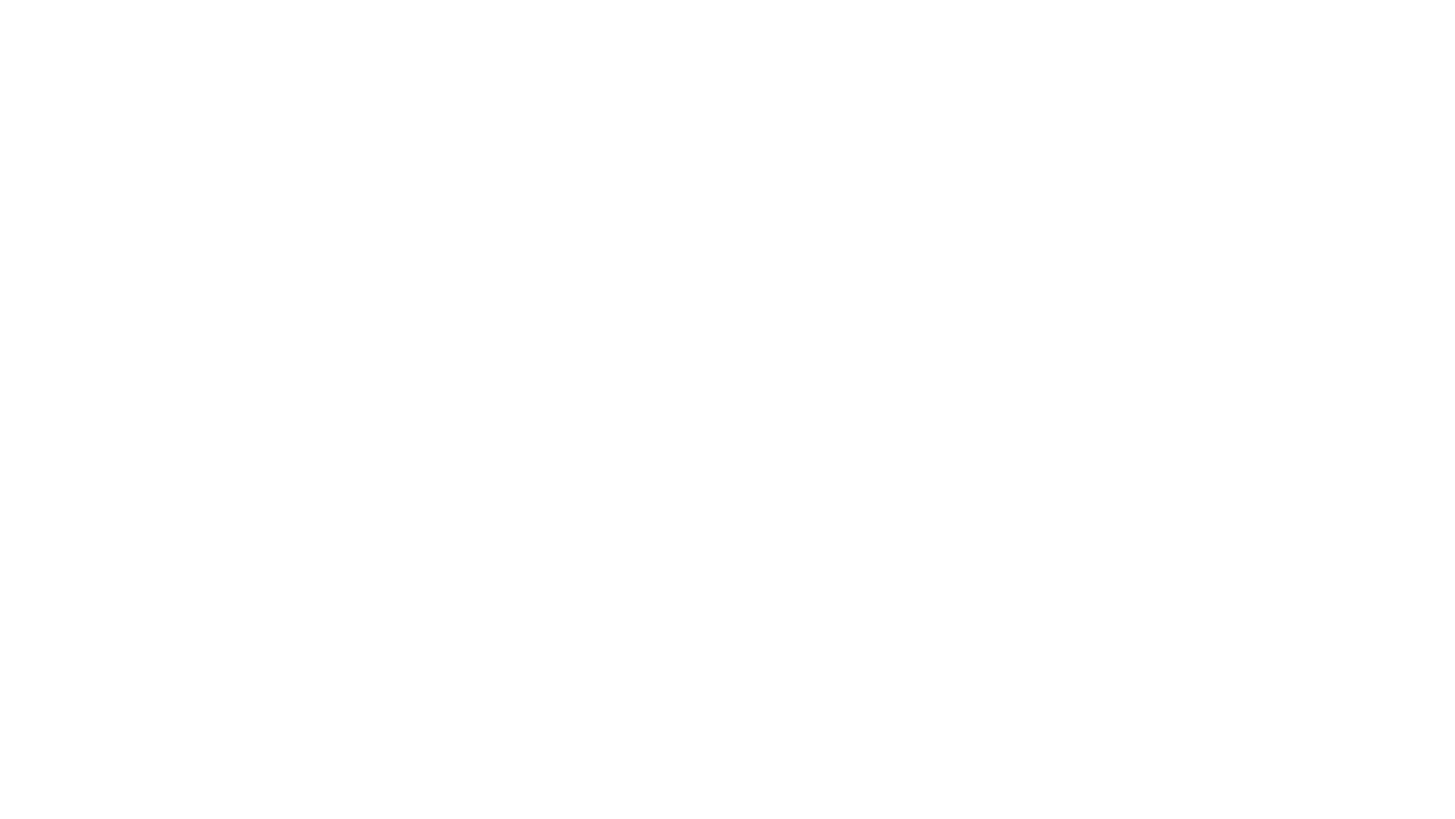
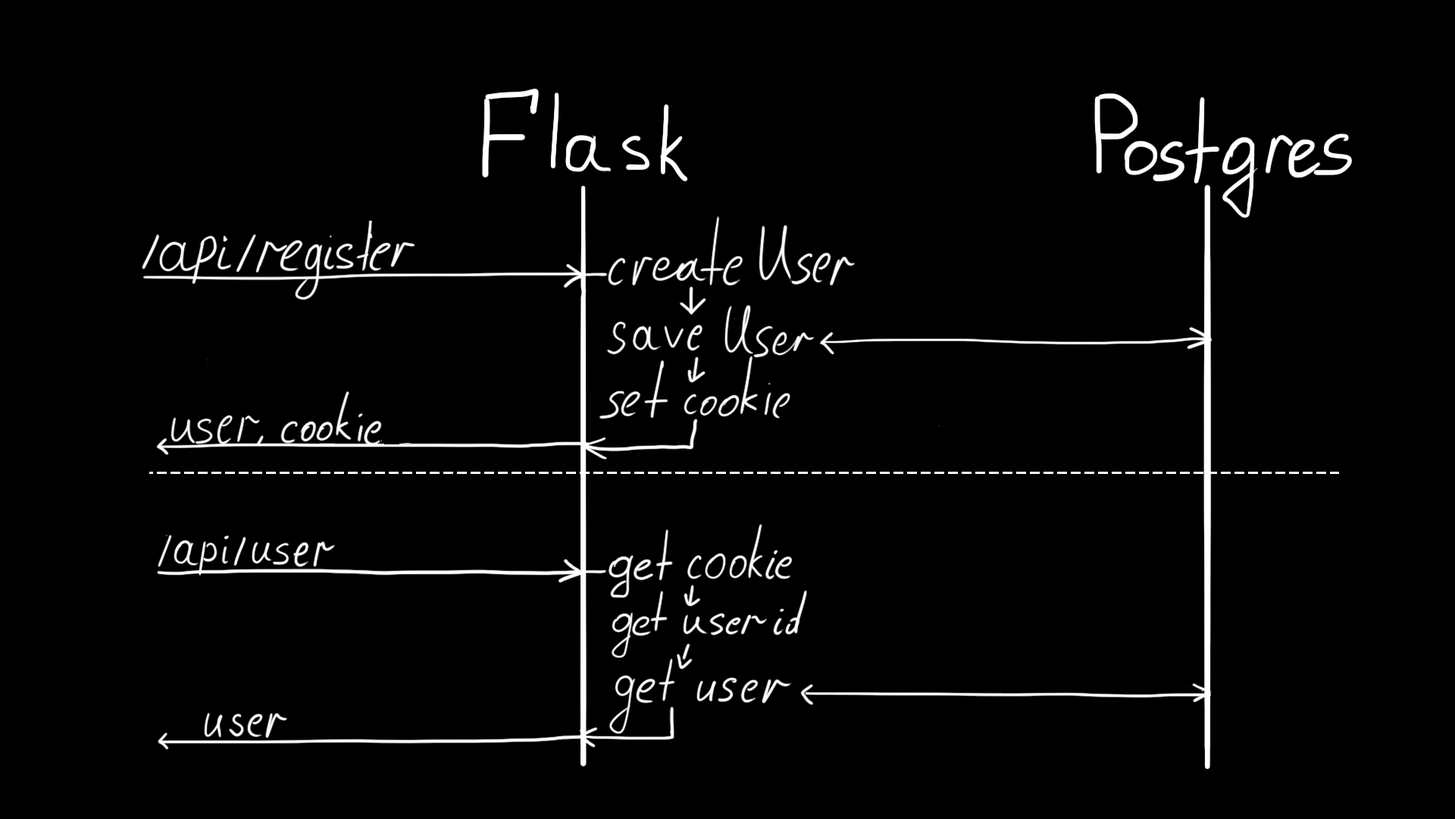
Layer changes from the first (1455, 819) image to the second:
showed "Layer 1" over [0, 0, 1455, 819]
